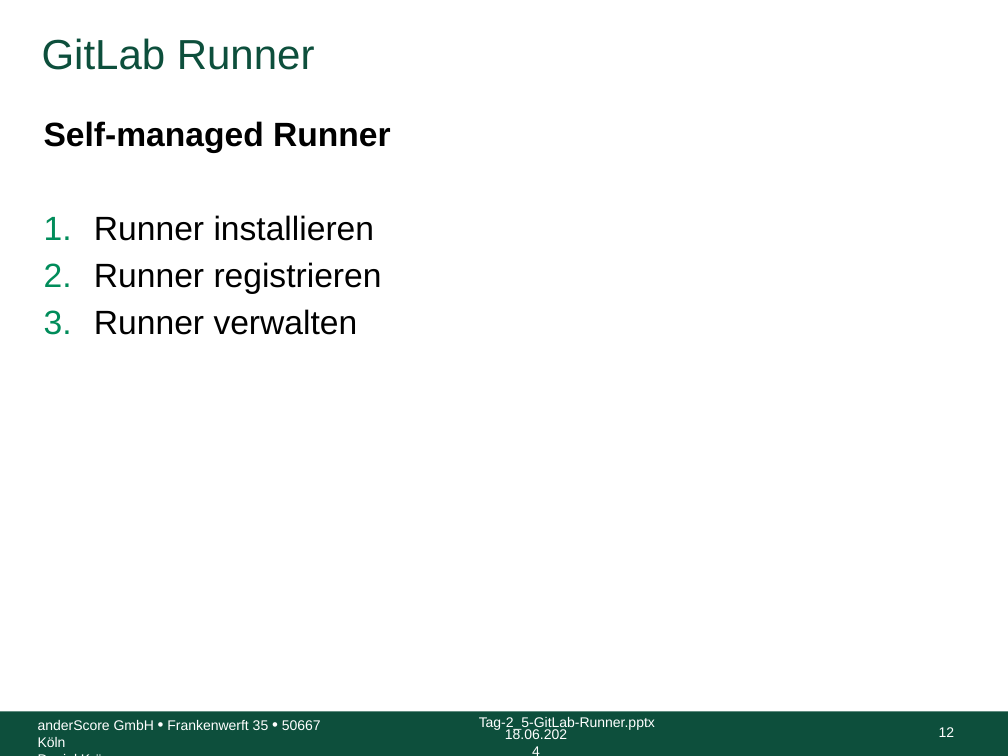
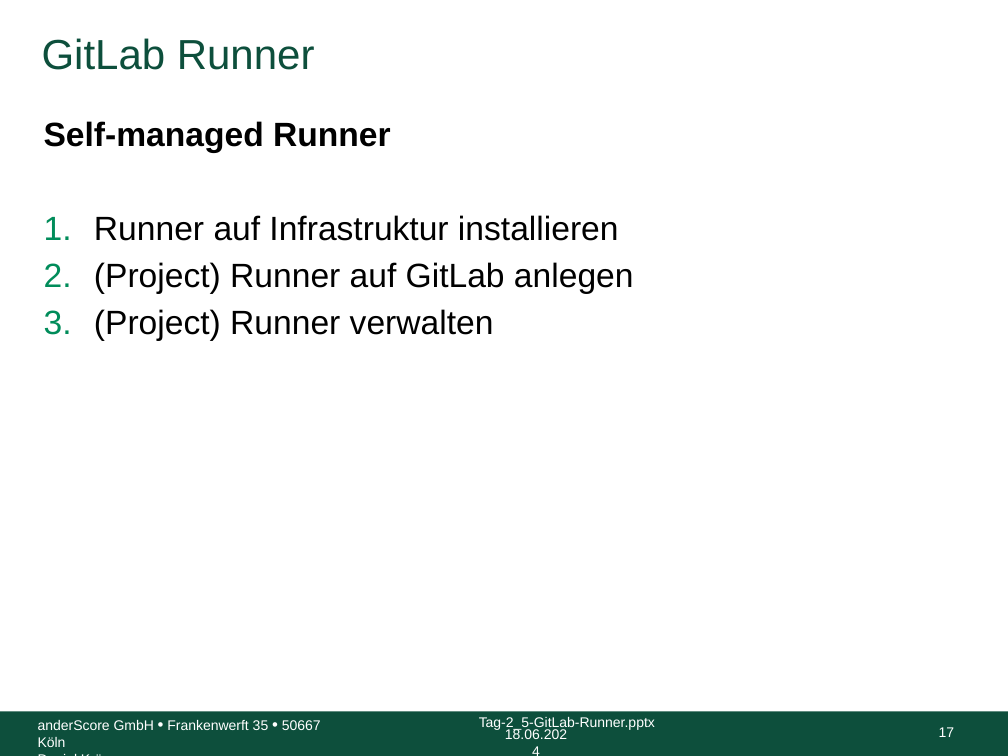
Before and after one commit to anderscore-gmbh/gitlab, a slide deck: slide 17 of slides/Tag-2_5-GitLab-Runner.pptx (slide 12 before the commit). Drawn at 1008x756 pixels with LibreOffice and Linux fonts; fonts in the diff are those of the drawing; background and template pictures are left out. Boxes give left, top, right and bottom in pixels: in the first picture for what was removed or moved away, otherwise in the second. Text is boxed around its words. In the diff, an @@ line names an element or a change of style, - is before the commit and + after.

```diff
--- a/slides/Tag-2_5-GitLab-Runner.pptx
+++ b/slides/Tag-2_5-GitLab-Runner.pptx
@@ text at <box>94,215,634,341</box>: text changed @@
-1. Runner installieren
-2. Runner registrieren
-3. Runner verwalten
+1. Runner auf Infrastruktur installieren
+2. (Project) Runner auf GitLab anlegen
+3. (Project) Runner verwalten
@@ page number at <box>939,727,955,737</box>: text changed @@
-12
+17
```
Also in this commit, not shown: 26 other slides changed, 3 slides added, 2 slides removed, 1 other file.
